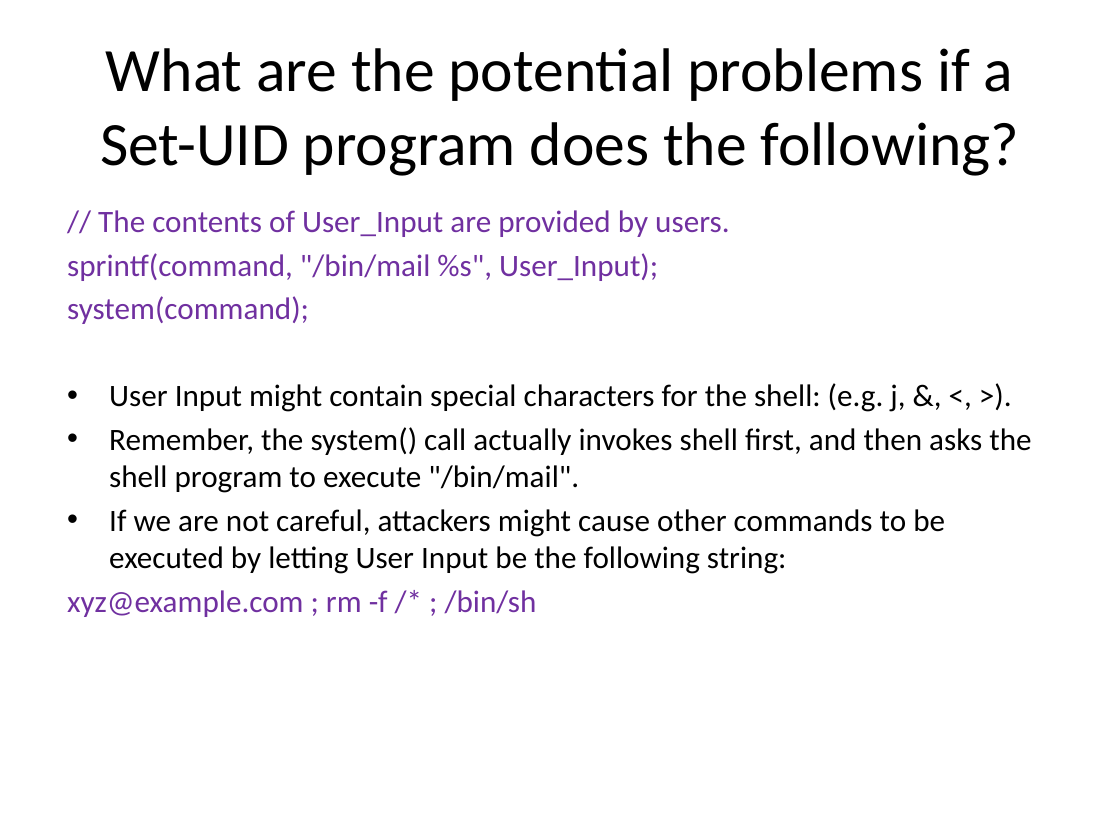
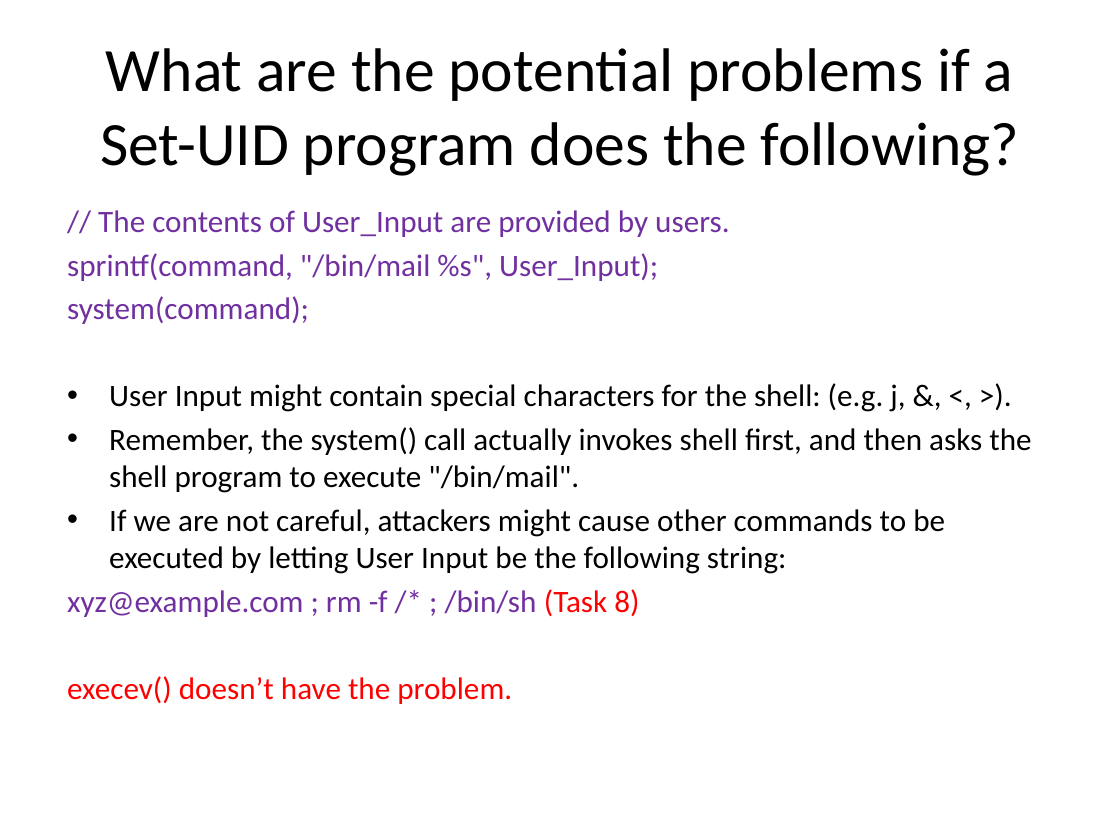
Before and after one commit to Bowie-State-University/CS-Courses, a slide deck: slide 39 of COSC402_545_Software_OS_Security/MyPPTs/2_setUID/5_set-UID/Set-UID Privileged Programs.pptx (slide 32 before the commit). Drawn at 1120x840 pixels with LibreOffice and Linux fonts; fonts in the diff are those of the drawing. Boxes give left, top, right and bottom in pixels: in the first picture for what was removed or moved away, otherwise in the second. Text is boxed around its words. In the diff, an @@ line names an element or a change of style, - is before the commit and + after.

```diff
--- a/COSC402_545_Software_OS_Security/MyPPTs/2_setUID/5_set-UID/Set-UID Privileged Programs.pptx
+++ b/COSC402_545_Software_OS_Security/MyPPTs/2_setUID/5_set-UID/Set-UID Privileged Programs.pptx
@@ text at <box>67,589,639,704</box>: text changed; text colour #7030A0 to #FF0000 @@
-xyz@example.com ; rm -f /* ; /bin/sh
+xyz@example.com ; rm -f /* ; /bin/sh (Task 8)
+execev() doesn’t have the problem.
```
Also in this commit, not shown: 6 other slides changed, 7 slides added, 1 other file.
